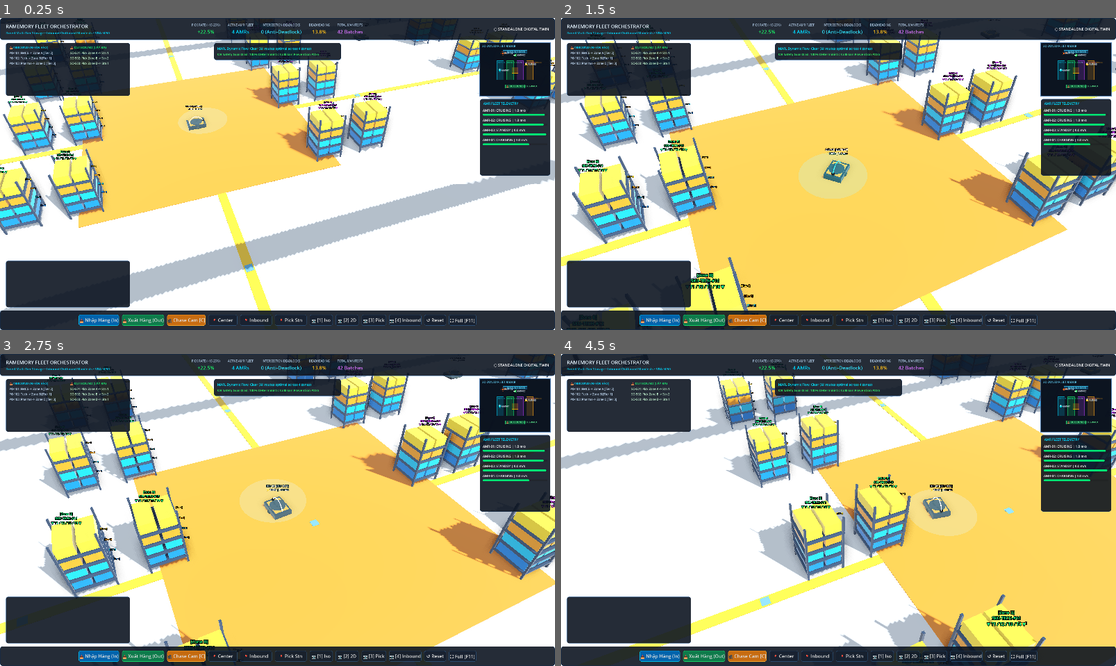
Above: before the commit, frames 1-4 (two rows, left to right).
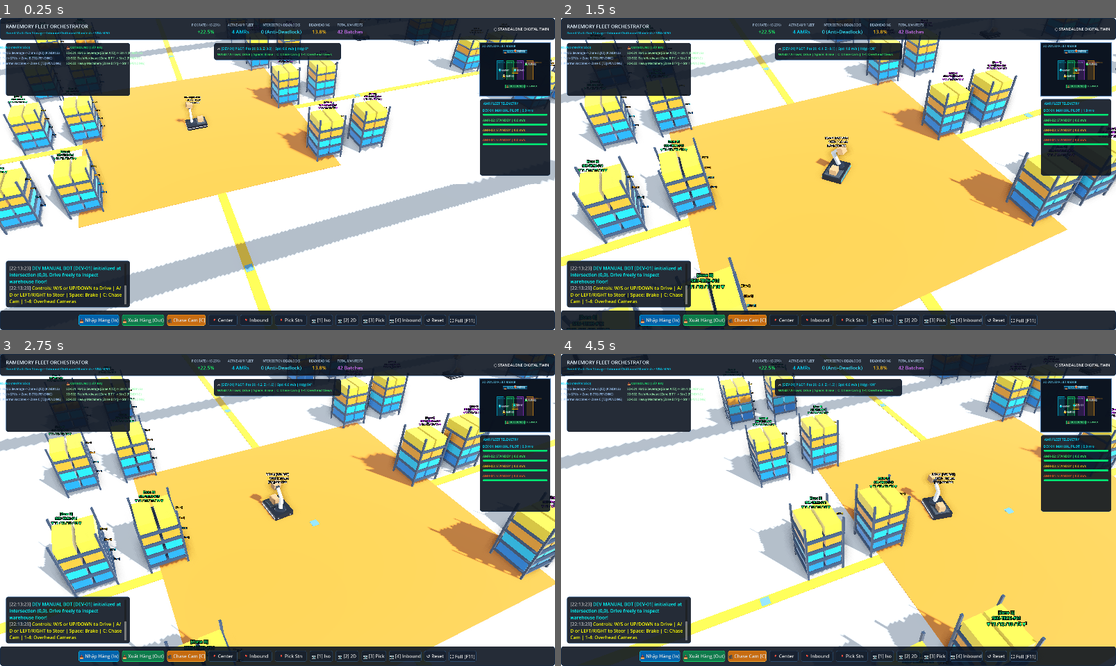
Above: after the commit, the same moments.

Repository: QuangManhAI/RL_port_scheduling_container
Game: Godot game, scene res://scenes/main.tscn
Same seed, same stepped clock (60 frames per second), same inputs: the game is played once before the commit and once after it.
Inputs (mouse positions are in pixels of both pictures, inside the frame that each line leads up to):
- Up to frame 1 (0.25 s): no input
- Up to frame 2 (1.5 s): tap Enter at 0.5 s; move the mouse to (960, 158) at 0.52 s; hold D 0.53-1.28 s; hold E 0.53-1.28 s; click (960, 158) at 0.67 s; tap Space at 0.77 s; tap Q at 0.8, 1.35 s; move the mouse to (727, 189) at 1.27 s; hold S from 1.28 s (still down)
- Up to frame 3 (2.75 s): tap Space at 1.52 s; tap E at 1.55 s; move the mouse to (333, 441) at 2.02 s; release S at 2.03 s; hold D from 2.03 s (still down); hold E from 2.03 s (still down); tap Q at 2.3 s
- Up to frame 4 (4.5 s): move the mouse to (810, 572) at 2.77 s; release D at 2.78 s; release E at 2.78 s; hold W 2.78-3.53 s; tap Q at 2.85 s; click (810, 572) at 2.92 s; tap Space at 3.02, 3.77 s; tap E at 3.05 s; move the mouse to (1005, 556) at 3.52 s; hold Q 3.53-4.28 s; hold A from 3.53 s (still down); tap Enter at 3.6 s; move the mouse to (672, 463) at 4.27 s; tap C at 4.35 s

The runs differ from the first frame. In frame 1, 2.2% of the frame differs, in the area x 0-99%, y 6-92%; in frame 2, 3.2%; in frame 3, 3.0%; in frame 4, 3.3%, in the area x 0-99%, y 0-92%.
Error before the commit: Parse Error: Identifier "btn_auto" not declared in the current scope. (res://scripts/ui/hud.gd:204)

Commit message:
feat(godot): redesign AMR to mobile manipulator with arm and tray
Update AMR 3D model to mobile manipulator (MoMa) architecture matching reference design in docs/experiments/robot_design.png. Implements multi-joint articulated robotic arm with dual-direction shelf reaching animations (E/Q keys), rear cargo payload tray for small tote boxes, manual differential driving (WASD/Arrows), and resolves all GDScript parse errors in Godot 4.7.2.

Companion-Doc: docs/phases/04_WAREHOUSE_SIMULATION_ENVIRONMENT.md

Diff:
--- a/godot/project.godot
+++ b/godot/project.godot
@@ -1,8 +1,16 @@
 ; Engine configuration file.
 ; It's best edited using the editor UI and not directly,
-; but it can also be edited directly.
+; since the parameters that go here are not all obvious.
+;
+; Format:
+;   [section] ; section goes between []
+;   param=value ; assign values to parameters
 
 config_version=5
+
+[animation]
+
+compatibility/default_parent_skeleton_in_mesh_instance_3d=true
 
 [application]
 
@@ -10,24 +18,15 @@
 config/description="3D Multi-Agent AMR/AGV Fleet Coordination, Anti-Deadlock Simulation & VDA 5050 Digital Twin Environment for Automated Fulfillment Logistics."
 config/version="1.0.0"
 run/main_scene="res://scenes/main.tscn"
-config/features=PackedStringArray("4.3", "Forward Plus")
+config/features=PackedStringArray("4.7", "Forward Plus")
 config/icon="res://icon.svg"
 
 [display]
 
 window/size/viewport_width=1920
 window/size/viewport_height=1080
-window/size/mode=0
-window/size/resizable=true
-window/vsync/vsync_mode=1
-
-[physics]
-
-3d/default_gravity=9.8
-common/physics_ticks_per_second=60
 
 [rendering]
 
-renderer/rendering_method="forward_plus"
 anti_aliasing/quality/msaa_3d=2
 anti_aliasing/quality/screen_space_aa=1
--- a/godot/scenes/entities/amr_robot.tscn
+++ b/godot/scenes/entities/amr_robot.tscn
@@ -1,122 +1,198 @@
-[gd_scene load_steps=15 format=3 uid="uid://dmx3amr002"]
+[gd_scene load_steps=22 format=3 uid="uid://dmx3amr002"]
 
 [ext_resource type="Script" path="res://scripts/entities/amr_robot.gd" id="1_script"]
 
-[sub_resource type="StandardMaterial3D" id="StandardMaterial3D_chassis"]
-albedo_color = Color(0.12, 0.14, 0.18, 1)
+[sub_resource type="StandardMaterial3D" id="StandardMaterial3D_chassis_dark"]
+albedo_color = Color(0.11, 0.12, 0.15, 1)
+metallic = 0.7
 roughness = 0.25
-metallic = 0.65
 
-[sub_resource type="BoxMesh" id="BoxMesh_chassis"]
-material = SubResource("StandardMaterial3D_chassis")
-size = Vector3(1.15, 0.24, 0.88)
+[sub_resource type="BoxMesh" id="BoxMesh_base"]
+material = SubResource("StandardMaterial3D_chassis_dark")
+size = Vector3(1.3, 0.26, 0.95)
 
-[sub_resource type="StandardMaterial3D" id="StandardMaterial3D_body_accent"]
-albedo_color = Color(0.96, 0.48, 0.05, 1)
+[sub_resource type="StandardMaterial3D" id="StandardMaterial3D_neon_strip"]
+albedo_color = Color(0.0, 0.85, 1.0, 1)
+emission_enabled = true
+emission = Color(0.0, 0.85, 1.0, 1)
+emission_energy_multiplier = 4.0
+
+[sub_resource type="BoxMesh" id="BoxMesh_side_strip"]
+material = SubResource("StandardMaterial3D_neon_strip")
+size = Vector3(1.26, 0.03, 0.025)
+
+[sub_resource type="StandardMaterial3D" id="StandardMaterial3D_headlight"]
+albedo_color = Color(0.9, 0.95, 1.0, 1)
+emission_enabled = true
+emission = Color(0.9, 0.95, 1.0, 1)
+emission_energy_multiplier = 4.5
+
+[sub_resource type="BoxMesh" id="BoxMesh_light"]
+material = SubResource("StandardMaterial3D_headlight")
+size = Vector3(0.03, 0.04, 0.08)
+
+[sub_resource type="StandardMaterial3D" id="StandardMaterial3D_arm_joint"]
+albedo_color = Color(0.18, 0.2, 0.24, 1)
+metallic = 0.85
+roughness = 0.2
+
+[sub_resource type="CylinderMesh" id="CylinderMesh_turret"]
+material = SubResource("StandardMaterial3D_arm_joint")
+top_radius = 0.26
+bottom_radius = 0.28
+height = 0.1
+
+[sub_resource type="StandardMaterial3D" id="StandardMaterial3D_arm_white"]
+albedo_color = Color(0.86, 0.89, 0.92, 1)
+metallic = 0.25
 roughness = 0.35
-metallic = 0.3
 
-[sub_resource type="BoxMesh" id="BoxMesh_accent"]
-material = SubResource("StandardMaterial3D_body_accent")
-size = Vector3(0.9, 0.08, 0.7)
+[sub_resource type="BoxMesh" id="BoxMesh_arm_boom"]
+material = SubResource("StandardMaterial3D_arm_white")
+size = Vector3(0.14, 0.65, 0.16)
 
-[sub_resource type="StandardMaterial3D" id="StandardMaterial3D_led"]
-albedo_color = Color(0.0, 0.9, 1.0, 1)
-emission_enabled = true
-emission = Color(0.0, 0.9, 1.0, 1)
-emission_energy_multiplier = 3.0
+[sub_resource type="BoxMesh" id="BoxMesh_arm_forearm"]
+material = SubResource("StandardMaterial3D_arm_white")
+size = Vector3(0.12, 0.55, 0.14)
 
-[sub_resource type="TorusMesh" id="TorusMesh_led"]
-material = SubResource("StandardMaterial3D_led")
-inner_radius = 0.44
-outer_radius = 0.48
+[sub_resource type="StandardMaterial3D" id="StandardMaterial3D_cardboard"]
+albedo_color = Color(0.72, 0.52, 0.33, 1)
+roughness = 0.85
 
-[sub_resource type="StandardMaterial3D" id="StandardMaterial3D_turntable"]
-albedo_color = Color(0.2, 0.22, 0.25, 1)
-roughness = 0.3
-metallic = 0.85
+[sub_resource type="BoxMesh" id="BoxMesh_box"]
+material = SubResource("StandardMaterial3D_cardboard")
+size = Vector3(0.38, 0.28, 0.32)
 
-[sub_resource type="CylinderMesh" id="CylinderMesh_turntable"]
-material = SubResource("StandardMaterial3D_turntable")
-top_radius = 0.38
-bottom_radius = 0.38
-height = 0.06
+[sub_resource type="StandardMaterial3D" id="StandardMaterial3D_gripper"]
+albedo_color = Color(0.25, 0.27, 0.3, 1)
+metallic = 0.9
+roughness = 0.2
 
-[sub_resource type="StandardMaterial3D" id="StandardMaterial3D_lidar_sensor"]
-albedo_color = Color(0.05, 0.05, 0.06, 1)
-roughness = 0.2
+[sub_resource type="BoxMesh" id="BoxMesh_gripper"]
+material = SubResource("StandardMaterial3D_gripper")
+size = Vector3(0.18, 0.05, 0.18)
+
+[sub_resource type="StandardMaterial3D" id="StandardMaterial3D_caster"]
+albedo_color = Color(0.06, 0.06, 0.07, 1)
 metallic = 0.9
+roughness = 0.4
 
-[sub_resource type="CylinderMesh" id="CylinderMesh_lidar"]
-material = SubResource("StandardMaterial3D_lidar_sensor")
-top_radius = 0.08
-bottom_radius = 0.08
-height = 0.12
+[sub_resource type="CylinderMesh" id="CylinderMesh_caster"]
+material = SubResource("StandardMaterial3D_caster")
+top_radius = 0.07
+bottom_radius = 0.07
+height = 0.05
 
-[sub_resource type="StandardMaterial3D" id="StandardMaterial3D_laser"]
-transparency = 1
-albedo_color = Color(0.0, 1.0, 0.9, 0.2)
-emission_enabled = true
-emission = Color(0.0, 1.0, 0.9, 1)
-emission_energy_multiplier = 2.0
+[sub_resource type="StandardMaterial3D" id="StandardMaterial3D_tray_rail"]
+albedo_color = Color(0.3, 0.34, 0.38, 1)
+metallic = 0.8
 
-[sub_resource type="CylinderMesh" id="CylinderMesh_laser_fan"]
-material = SubResource("StandardMaterial3D_laser")
-top_radius = 1.6
-bottom_radius = 1.6
-height = 0.01
+[sub_resource type="BoxMesh" id="BoxMesh_tray_rail"]
+material = SubResource("StandardMaterial3D_tray_rail")
+size = Vector3(0.55, 0.06, 0.02)
 
-[sub_resource type="StandardMaterial3D" id="StandardMaterial3D_wheel"]
-albedo_color = Color(0.08, 0.08, 0.08, 1)
-roughness = 0.8
+[sub_resource type="StandardMaterial3D" id="StandardMaterial3D_tray_bed"]
+albedo_color = Color(0.16, 0.18, 0.21, 1)
+roughness = 0.5
 
-[sub_resource type="CylinderMesh" id="CylinderMesh_wheel"]
-material = SubResource("StandardMaterial3D_wheel")
-top_radius = 0.1
-bottom_radius = 0.1
-height = 0.06
+[sub_resource type="BoxMesh" id="BoxMesh_tray_bed"]
+material = SubResource("StandardMaterial3D_tray_bed")
+size = Vector3(0.55, 0.02, 0.72)
 
 [node name="AmrRobot" type="Node3D"]
 script = ExtResource("1_script")
 
 [node name="Chassis" type="MeshInstance3D" parent="."]
-transform = Transform3D(1, 0, 0, 0, 1, 0, 0, 0, 1, 0, 0.14, 0)
-mesh = SubResource("BoxMesh_chassis")
+transform = Transform3D(1, 0, 0, 0, 1, 0, 0, 0, 1, 0, 0.16, 0)
+mesh = SubResource("BoxMesh_base")
 
-[node name="AccentCover" type="MeshInstance3D" parent="Chassis"]
-transform = Transform3D(1, 0, 0, 0, 1, 0, 0, 0, 1, 0, 0.12, 0)
-mesh = SubResource("BoxMesh_accent")
+[node name="SideLedStripLeft" type="MeshInstance3D" parent="Chassis"]
+transform = Transform3D(1, 0, 0, 0, 1, 0, 0, 0, 1, 0, 0, -0.48)
+mesh = SubResource("BoxMesh_side_strip")
 
-[node name="LedRing" type="MeshInstance3D" parent="Chassis"]
-transform = Transform3D(1, 0, 0, 0, -4.37114e-08, -1, 0, 1, -4.37114e-08, 0, 0.06, 0)
-mesh = SubResource("TorusMesh_led")
+[node name="SideLedStripRight" type="MeshInstance3D" parent="Chassis"]
+transform = Transform3D(1, 0, 0, 0, 1, 0, 0, 0, 1, 0, 0, 0.48)
+mesh = SubResource("BoxMesh_side_strip")
 
-[node name="ElevatingTurntable" type="MeshInstance3D" parent="Chassis"]
+[node name="HeadlightLeft" type="MeshInstance3D" parent="Chassis"]
+transform = Transform3D(1, 0, 0, 0, 1, 0, 0, 0, 1, -0.64, -0.04, -0.32)
+mesh = SubResource("BoxMesh_light")
+
+[node name="HeadlightRight" type="MeshInstance3D" parent="Chassis"]
+transform = Transform3D(1, 0, 0, 0, 1, 0, 0, 0, 1, -0.64, -0.04, 0.32)
+mesh = SubResource("BoxMesh_light")
+
+[node name="CargoTray" type="Node3D" parent="Chassis"]
+transform = Transform3D(1, 0, 0, 0, 1, 0, 0, 0, 1, 0.3, 0.14, 0)
+
+[node name="TrayBed" type="MeshInstance3D" parent="Chassis/CargoTray"]
+mesh = SubResource("BoxMesh_tray_bed")
+
+[node name="RailLeft" type="MeshInstance3D" parent="Chassis/CargoTray"]
+transform = Transform3D(1, 0, 0, 0, 1, 0, 0, 0, 1, 0, 0.04, -0.36)
+mesh = SubResource("BoxMesh_tray_rail")
+
+[node name="RailRight" type="MeshInstance3D" parent="Chassis/CargoTray"]
+transform = Transform3D(1, 0, 0, 0, 1, 0, 0, 0, 1, 0, 0.04, 0.36)
+mesh = SubResource("BoxMesh_tray_rail")
+
+[node name="TrayBox1" type="MeshInstance3D" parent="Chassis/CargoTray"]
 transform = Transform3D(1, 0, 0, 0, 1, 0, 0, 0, 1, 0, 0.15, 0)
-mesh = SubResource("CylinderMesh_turntable")
+mesh = SubResource("BoxMesh_box")
 
-[node name="LidarTurret" type="MeshInstance3D" parent="Chassis"]
-transform = Transform3D(1, 0, 0, 0, 1, 0, 0, 0, 1, 0.45, 0.15, 0)
-mesh = SubResource("CylinderMesh_lidar")
+[node name="RoboticArm" type="Node3D" parent="."]
+transform = Transform3D(1, 0, 0, 0, 1, 0, 0, 0, 1, -0.28, 0.28, 0)
 
-[node name="LaserScanPlane" type="MeshInstance3D" parent="Chassis/LidarTurret"]
-transform = Transform3D(1, 0, 0, 0, 1, 0, 0, 0, 1, 0, 0.04, 0)
-mesh = SubResource("CylinderMesh_laser_fan")
+[node name="TurretBase" type="MeshInstance3D" parent="RoboticArm"]
+mesh = SubResource("CylinderMesh_turret")
 
-[node name="WheelLeft" type="MeshInstance3D" parent="."]
-transform = Transform3D(1, 0, 0, 0, -4.37114e-08, -1, 0, 1, -4.37114e-08, 0, 0.1, -0.46)
-mesh = SubResource("CylinderMesh_wheel")
+[node name="ShoulderJoint" type="Node3D" parent="RoboticArm"]
+transform = Transform3D(1, 0, 0, 0, 0.906308, -0.422618, 0, 0.422618, 0.906308, 0, 0.1, 0)
 
-[node name="WheelRight" type="MeshInstance3D" parent="."]
-transform = Transform3D(1, 0, 0, 0, -4.37114e-08, -1, 0, 1, -4.37114e-08, 0, 0.1, 0.46)
-mesh = SubResource("CylinderMesh_wheel")
+[node name="BoomMesh" type="MeshInstance3D" parent="RoboticArm/ShoulderJoint"]
+transform = Transform3D(1, 0, 0, 0, 1, 0, 0, 0, 1, 0, 0.3, 0)
+mesh = SubResource("BoxMesh_arm_boom")
+
+[node name="ElbowJoint" type="Node3D" parent="RoboticArm/ShoulderJoint"]
+transform = Transform3D(1, 0, 0, 0, 0.707107, 0.707107, 0, -0.707107, 0.707107, 0, 0.62, 0)
+
+[node name="ForearmMesh" type="MeshInstance3D" parent="RoboticArm/ShoulderJoint/ElbowJoint"]
+transform = Transform3D(1, 0, 0, 0, 1, 0, 0, 0, 1, 0, 0.25, 0)
+mesh = SubResource("BoxMesh_arm_forearm")
+
+[node name="WristJoint" type="Node3D" parent="RoboticArm/ShoulderJoint/ElbowJoint"]
+transform = Transform3D(1, 0, 0, 0, 0.866025, -0.5, 0, 0.5, 0.866025, 0, 0.52, 0)
+
+[node name="GripperTool" type="MeshInstance3D" parent="RoboticArm/ShoulderJoint/ElbowJoint/WristJoint"]
+transform = Transform3D(1, 0, 0, 0, 1, 0, 0, 0, 1, 0, 0.03, 0)
+mesh = SubResource("BoxMesh_gripper")
+
+[node name="GrippedBox" type="MeshInstance3D" parent="RoboticArm/ShoulderJoint/ElbowJoint/WristJoint"]
+transform = Transform3D(0.965926, 0.258819, 0, -0.258819, 0.965926, 0, 0, 0, 1, 0, 0.22, 0)
+mesh = SubResource("BoxMesh_box")
+
+[node name="CasterFL" type="MeshInstance3D" parent="."]
+transform = Transform3D(1, 0, 0, 0, -4.37114e-08, -1, 0, 1, -4.37114e-08, -0.5, 0.07, -0.38)
+mesh = SubResource("CylinderMesh_caster")
+
+[node name="CasterFR" type="MeshInstance3D" parent="."]
+transform = Transform3D(1, 0, 0, 0, -4.37114e-08, -1, 0, 1, -4.37114e-08, -0.5, 0.07, 0.38)
+mesh = SubResource("CylinderMesh_caster")
+
+[node name="CasterRL" type="MeshInstance3D" parent="."]
+transform = Transform3D(1, 0, 0, 0, -4.37114e-08, -1, 0, 1, -4.37114e-08, 0.5, 0.07, -0.38)
+mesh = SubResource("CylinderMesh_caster")
+
+[node name="CasterRR" type="MeshInstance3D" parent="."]
+transform = Transform3D(1, 0, 0, 0, -4.37114e-08, -1, 0, 1, -4.37114e-08, 0.5, 0.07, 0.38)
+mesh = SubResource("CylinderMesh_caster")
 
 [node name="StatusBadge" type="Label3D" parent="."]
-transform = Transform3D(1, 0, 0, 0, 1, 0, 0, 0, 1, 0, 1.35, 0)
+transform = Transform3D(1, 0, 0, 0, 1, 0, 0, 0, 1, 0, 1.9, 0)
 billboard = 1
 modulate = Color(1, 1, 1, 1)
 outline_modulate = Color(0, 0, 0, 1)
-text = "AMR-01 [IDLE]
+text = "DEV-01 [MANUAL BOT]
 ⚡ 100% | VDA 5050"
 font_size = 24
 outline_size = 14
--- a/godot/scripts/entities/amr_robot.gd
+++ b/godot/scripts/entities/amr_robot.gd
@@ -28,9 +28,15 @@
 @export var linear_deceleration: float = 14.0
 @export var turn_speed: float = 3.2
 
-@onready var turntable: Node3D = $Chassis/ElevatingTurntable
-@onready var led_ring: MeshInstance3D = $Chassis/LedRing
-@onready var laser_plane: MeshInstance3D = $Chassis/LidarTurret/LaserScanPlane
+@onready var arm: Node3D = $RoboticArm
+@onready var shoulder: Node3D = $RoboticArm/ShoulderJoint
+@onready var elbow: Node3D = $RoboticArm/ShoulderJoint/ElbowJoint
+@onready var wrist: Node3D = $RoboticArm/ShoulderJoint/ElbowJoint/WristJoint
+@onready var gripped_box: MeshInstance3D = $RoboticArm/ShoulderJoint/ElbowJoint/WristJoint/GrippedBox
+@onready var cargo_tray: Node3D = $Chassis/CargoTray
+@onready var tray_box: MeshInstance3D = $Chassis/CargoTray/TrayBox1
+@onready var side_strip_left: MeshInstance3D = $Chassis/SideLedStripLeft
+@onready var side_strip_right: MeshInstance3D = $Chassis/SideLedStripRight
 @onready var label_status: Label3D = $StatusBadge
 
 var current_state: AmrState = AmrState.IDLE
@@ -38,28 +44,20 @@
 var current_speed: float = 0.0
 var _manual_linear_vel: float = 0.0
 var _led_material: StandardMaterial3D
-var _laser_material: StandardMaterial3D
+var _is_arm_animating: bool = false
+var _last_arm_trigger_time: int = 0
 
 func _ready() -> void:
-	if led_ring:
-		_led_material = StandardMaterial3D.new()
-		_led_material.roughness = 0.2
-		_led_material.emission_enabled = true
-		led_ring.set_surface_override_material(0, _led_material)
-	if laser_plane:
-		_laser_material = StandardMaterial3D.new()
-		_laser_material.transparency = BaseMaterial3D.TRANSPARENCY_ALPHA
-		_laser_material.albedo_color = Color(0.0, 0.9, 1.0, 0.18)
-		_laser_material.emission_enabled = true
-		_laser_material.emission = Color(0.0, 0.9, 1.0, 1.0)
-		_laser_material.emission_energy_multiplier = 1.5
-		laser_plane.set_surface_override_material(0, _laser_material)
+	_led_material = StandardMaterial3D.new()
+	_led_material.roughness = 0.2
+	_led_material.emission_enabled = true
+	if side_strip_left:
+		side_strip_left.set_surface_override_material(0, _led_material)
+	if side_strip_right:
+		side_strip_right.set_surface_override_material(0, _led_material)
 
 	set_amr_state(AmrState.IDLE)
 
-func _process(delta: float) -> void:
-	if laser_plane:
-		laser_plane.rotate_y(delta * 8.0)
 
 func _physics_process(delta: float) -> void:
 	if is_manual_control:
@@ -109,11 +107,51 @@
 	global_position.x = clamp(global_position.x, -33.0, 33.0)
 	global_position.z = clamp(global_position.z, -35.0, 32.0)
 
+	# Arm reach triggers (E: Reach Right, Q: Reach Left)
+	var now: int = Time.get_ticks_msec()
+	if now - _last_arm_trigger_time > 1600 and not _is_arm_animating:
+		if Input.is_key_pressed(KEY_E):
+			_last_arm_trigger_time = now
+			animate_arm_reach(1.0)
+		elif Input.is_key_pressed(KEY_Q):
+			_last_arm_trigger_time = now
+			animate_arm_reach(-1.0)
+
 	current_speed = abs(_manual_linear_vel)
 	current_task_str = "MANUAL PILOT"
 
 	if label_status:
-		label_status.text = "%s [DEV BOT]\n⚡ %.0f%% | %.1f m/s" % [robot_id, battery_level, current_speed]
+		label_status.text = "%s [DEV BOT]\n⚡ %.0f%% | %.1f m/s\n[E/Q] Arm Pick" % [robot_id, battery_level, current_speed]
+
+func animate_arm_reach(side: float = 1.0) -> void:
+	if _is_arm_animating:
+		return
+	_is_arm_animating = true
+	set_amr_state(AmrState.LIFTING)
+
+	var tween: Tween = create_tween().set_trans(Tween.TRANS_CUBIC).set_ease(Tween.EASE_OUT)
+	# 1. Swivel turret to shelf side and reach out
+	tween.tween_property(arm, "rotation:y", deg_to_rad(85.0 * side), 0.45)
+	tween.parallel().tween_property(shoulder, "rotation:x", deg_to_rad(-10.0), 0.45)
+	tween.parallel().tween_property(elbow, "rotation:x", deg_to_rad(60.0), 0.45)
+
+	# 2. Grip dwell
+	tween.tween_interval(0.3)
+
+	# 3. Retract back towards onboard cargo tray
+	tween.tween_property(arm, "rotation:y", deg_to_rad(180.0), 0.5)
+	tween.parallel().tween_property(shoulder, "rotation:x", deg_to_rad(-45.0), 0.5)
+	tween.parallel().tween_property(elbow, "rotation:x", deg_to_rad(85.0), 0.5)
+
+	# 4. Return to home forward travel pose
+	tween.tween_property(arm, "rotation:y", 0.0, 0.4)
+	tween.parallel().tween_property(shoulder, "rotation:x", deg_to_rad(-25.0), 0.4)
+	tween.parallel().tween_property(elbow, "rotation:x", deg_to_rad(45.0), 0.4)
+
+	tween.finished.connect(func():
+		_is_arm_animating = false
+		set_amr_state(AmrState.IDLE)
+	)
 
 func set_amr_state(new_state: AmrState) -> void:
 	current_state = new_state
@@ -153,9 +191,6 @@
 		_led_material.emission = state_color
 		_led_material.emission_energy_multiplier = 3.5
 
-	if _laser_material:
-		_laser_material.emission = state_color
-
 	if label_status:
 		label_status.text = "%s [%s]\n⚡ %.0f%% | %.1f m/s" % [robot_id, state_text, battery_level, current_speed]
 		label_status.modulate = Color(1.0, 1.0, 1.0, 1.0)
@@ -186,7 +221,8 @@
 func dock_and_lift_pod(pod: ShelfPod) -> Tween:
 	set_amr_state(AmrState.LIFTING)
 	carried_pod = pod
-	var tween: Tween = pod.lift_by_amr(turntable)
+	var attach_target = cargo_tray if cargo_tray else self
+	var tween: Tween = pod.lift_by_amr(attach_target)
 	tween.finished.connect(func(): set_amr_state(AmrState.MOVING))
 	return tween
 
--- a/godot/scripts/ui/hud.gd
+++ b/godot/scripts/ui/hud.gd
@@ -198,10 +198,3 @@
 
 	DisplayServer.clipboard_set(full_text)
 	log_event("[color=lime]📋 Logs copied to clipboard (%d entries)![/color]" % _raw_log_lines.size())
-
-func _on_auto_pressed() -> void:
-	is_auto_fleet = not is_auto_fleet
-	if btn_auto:
-		btn_auto.text = "Pause Cycle" if is_auto_fleet else "Auto In/Out"
-	auto_fleet_toggled.emit(is_auto_fleet)
-	log_event("[color=yellow]Continuous autonomous Inbound/Outbound cycle: %s[/color]" % str(is_auto_fleet))
Not shown, changed: .gitignore
Not shown, added: docs/experiments/robot_design.png
